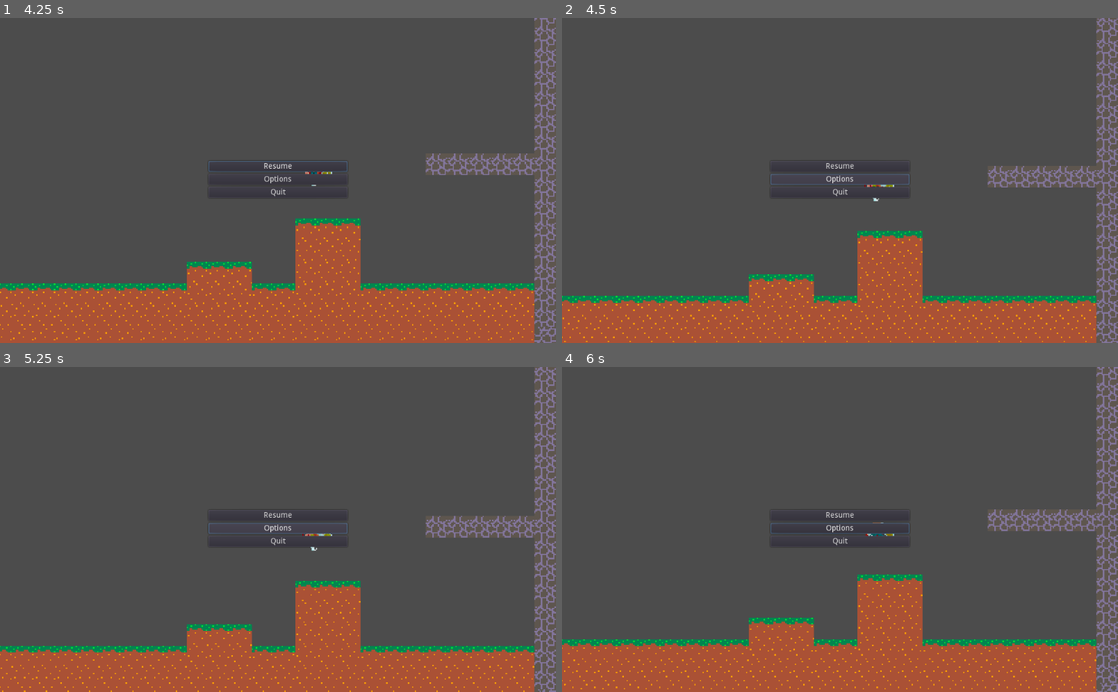
Above: before the commit, frames 1-4 (two rows, left to right).
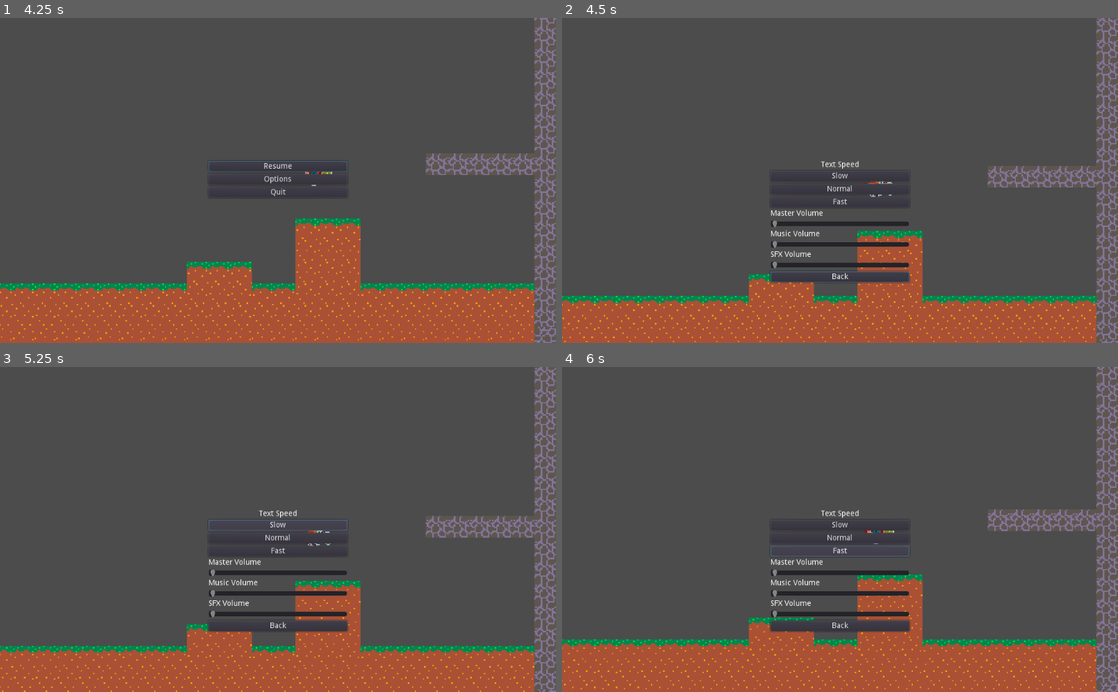
Above: after the commit, the same moments.

Repository: Jollista/Godot-Platformer
Game: Godot game, scene res://PlatformerSceneTest.tscn
Same seed, same stepped clock (60 frames per second), same inputs: the game is played once before the commit and once after it. The engine's default icon, where the game draws it, is replaced by a stand-in: a white triangle on a blue panel in a dark square.
Inputs (mouse positions are in pixels of both pictures, inside the frame that each line leads up to):
- Up to frame 1 (4.25 s): tap Enter (ui_accept) at 0.5, 2.75 s; move the mouse to (400, 164) at 0.52 s; hold D (right) 0.53-2.03 s; tap E (interact) at 0.6, 2.85 s; click (400, 164) at 0.67 s; tap Space (jump) at 0.77, 1.52, 3.02, 3.77 s; move the mouse to (166, 196) at 1.27 s; tap S (roll) at 1.35 s; move the mouse to (333, 109) at 2.02 s; hold A (left) 2.03-2.78 s; hold Ctrl (sneak) 2.03-2.78 s; move the mouse to (250, 245) at 2.77 s; hold D (right) from 2.78 s (still down); click (250, 245) at 2.92 s; move the mouse to (444, 229) at 3.52 s; hold S (roll) from 3.53 s (still down); tap Escape (pause) at 4.15 s
- Up to frame 2 (4.5 s): release D (right) at 4.25 s; release S (roll) at 4.25 s; click "Options" at 4.25 s
- Up to frame 3 (5.25 s): click (278, 526) at 5 s, where only the run after the commit has a clickable "Slow"
- Up to frame 4 (6 s): click (840, 552) at 5.75 s, where only the run after the commit has a clickable "Fast"

Frame 1 is identical in both runs. In frame 2, 2.5% of the frame differs, in the area x 37-63%, y 44-82%; in frame 3, 2.5%; in frame 4, 2.6%.

Commit message:
nonfunctional base for options menu

Diff:
--- a/PauseMenu.gd
+++ b/PauseMenu.gd
@@ -29,9 +29,51 @@
 	$"../Player".unfreeze()
 
 func _on_OptionsButton_pressed():
-	# Text speed (Slow, Med, Fast)
-	# Volume (master, music, sfx)
-	pass
+	toggleOptionsMenu()
+
+func toggleOptionsMenu():
+	var vis = $VBoxContainer/ResumeButton.visible
+	var disabled = $VBoxContainer/ResumeButton.disabled
+
+	# set default menu buttons invisible/disabled
+	$VBoxContainer/ResumeButton.disabled = !disabled
+	$VBoxContainer/ResumeButton.visible = !vis
+	$VBoxContainer/OptionsButton.disabled = !disabled
+	$VBoxContainer/OptionsButton.visible = !vis
+	$VBoxContainer/QuitButton.disabled = !disabled
+	$VBoxContainer/QuitButton.visible = !vis
+
+	# set options menu stuff visible/enabled
+	# text speeds
+	$VBoxContainer/TextSpeedLabel.visible = vis
+	$VBoxContainer/SlowTextButton.disabled = disabled
+	$VBoxContainer/SlowTextButton.visible = vis
+	$VBoxContainer/MedTextButton.disabled = disabled
+	$VBoxContainer/MedTextButton.visible = vis
+	$VBoxContainer/FastTextButton.disabled = disabled
+	$VBoxContainer/FastTextButton.visible = vis
+
+	# volume
+	$VBoxContainer/MasterVolumeLabel.visible = vis
+	$VBoxContainer/MasterVolumeSlider.visible = vis
+
+	$VBoxContainer/MusicVolumeLabel.visible = vis
+	$VBoxContainer/MusicVolumeSlider.visible = vis
+
+	$VBoxContainer/SFXVolumeLabel.visible = vis
+	$VBoxContainer/SFXVolumeSlider.visible = vis
+
+	$VBoxContainer/BackButton.disabled = disabled
+	$VBoxContainer/BackButton.visible = vis
+
+	# grab focus
+	if vis: # options menu
+		$VBoxContainer/BackButton.grab_focus()
+	else: # default pause menu
+		$VBoxContainer/ResumeButton.grab_focus()
 
 func _on_QuitButton_pressed():
 	get_tree().quit()
+
+func _on_BackButton_pressed():
+	toggleOptionsMenu()
--- a/PauseMenu.tscn
+++ b/PauseMenu.tscn
@@ -35,6 +35,84 @@
 disabled = true
 text = "Quit"
 
+[node name="TextSpeedLabel" type="Label" parent="VBoxContainer"]
+visible = false
+margin_top = 72.0
+margin_right = 256.0
+margin_bottom = 86.0
+text = "Text Speed"
+align = 1
+
+[node name="SlowTextButton" type="Button" parent="VBoxContainer"]
+visible = false
+margin_top = 72.0
+margin_right = 256.0
+margin_bottom = 92.0
+rect_pivot_offset = Vector2( -840, -130 )
+text = "Slow"
+
+[node name="MedTextButton" type="Button" parent="VBoxContainer"]
+visible = false
+margin_top = 72.0
+margin_right = 256.0
+margin_bottom = 92.0
+text = "Normal"
+
+[node name="FastTextButton" type="Button" parent="VBoxContainer"]
+visible = false
+margin_top = 72.0
+margin_right = 256.0
+margin_bottom = 92.0
+text = "Fast"
+
+[node name="MasterVolumeLabel" type="Label" parent="VBoxContainer"]
+visible = false
+margin_top = 72.0
+margin_right = 256.0
+margin_bottom = 86.0
+text = "Master Volume"
+
+[node name="MasterVolumeSlider" type="HSlider" parent="VBoxContainer"]
+visible = false
+margin_top = 72.0
+margin_right = 256.0
+margin_bottom = 88.0
+
+[node name="MusicVolumeLabel" type="Label" parent="VBoxContainer"]
+visible = false
+margin_top = 72.0
+margin_right = 256.0
+margin_bottom = 86.0
+text = "Music Volume"
+
+[node name="MusicVolumeSlider" type="HSlider" parent="VBoxContainer"]
+visible = false
+margin_top = 72.0
+margin_right = 256.0
+margin_bottom = 88.0
+
+[node name="SFXVolumeLabel" type="Label" parent="VBoxContainer"]
+visible = false
+margin_top = 72.0
+margin_right = 256.0
+margin_bottom = 86.0
+text = "SFX Volume"
+
+[node name="SFXVolumeSlider" type="HSlider" parent="VBoxContainer"]
+visible = false
+margin_top = 72.0
+margin_right = 256.0
+margin_bottom = 88.0
+
+[node name="BackButton" type="Button" parent="VBoxContainer"]
+visible = false
+margin_top = 72.0
+margin_right = 256.0
+margin_bottom = 92.0
+disabled = true
+text = "Back"
+
 [connection signal="pressed" from="VBoxContainer/ResumeButton" to="." method="_on_ResumeButton_pressed"]
 [connection signal="pressed" from="VBoxContainer/OptionsButton" to="." method="_on_OptionsButton_pressed"]
 [connection signal="pressed" from="VBoxContainer/QuitButton" to="." method="_on_QuitButton_pressed"]
+[connection signal="pressed" from="VBoxContainer/BackButton" to="." method="_on_BackButton_pressed"]
